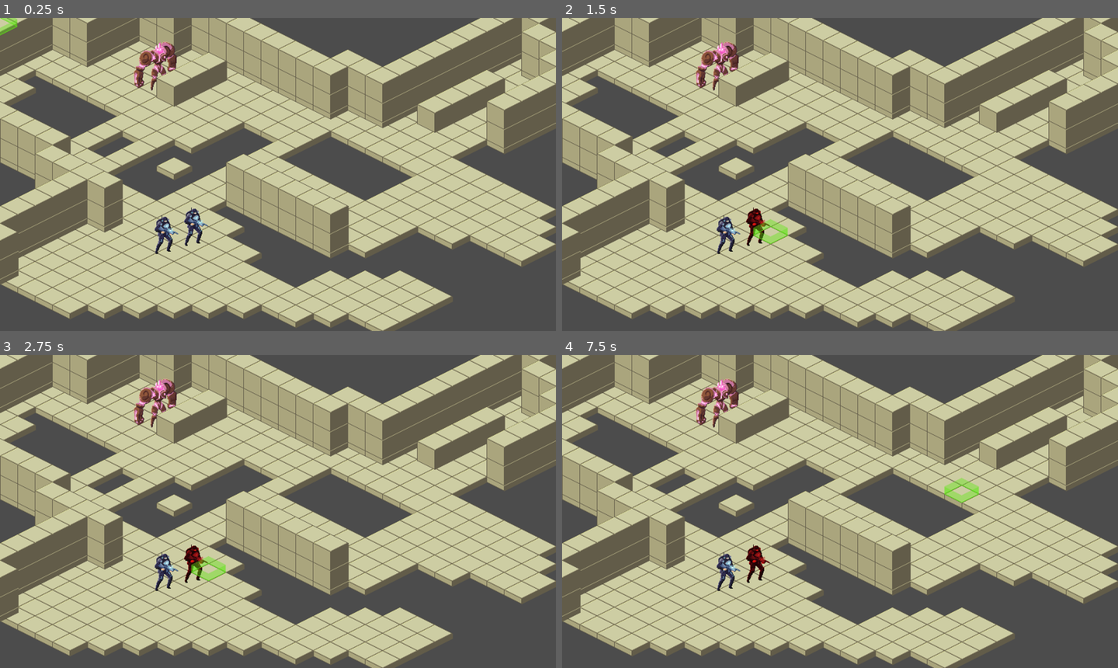
Above: before the commit, frames 1-4 (two rows, left to right).
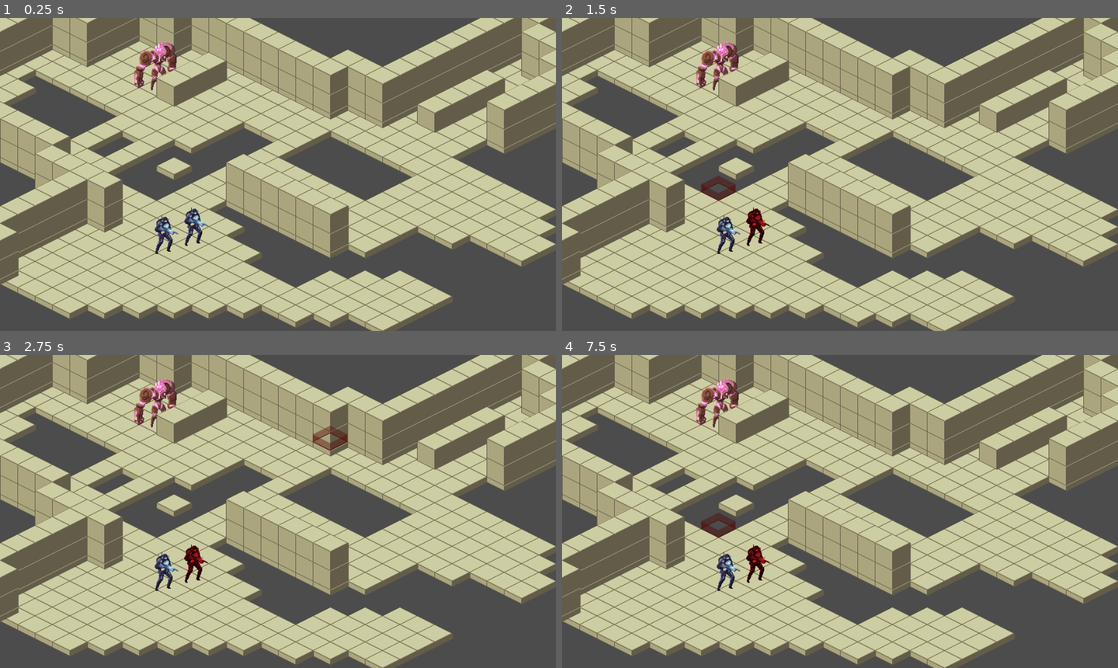
Above: after the commit, the same moments.

Repository: gamerevar/proyecto-comunitario-1-gd
Game: Godot game, scene res://scenes/TestScenes/TestScene.tscn
The game is run twice, just before and just after one commit, with the same random seed, the same clock (stepped at 60 frames per second) and the same inputs. This scene is started directly instead of the project's main scene.
Inputs (mouse positions are in pixels of both pictures, inside the frame that each line leads up to):
- Up to frame 1 (0.25 s): no input
- Up to frame 2 (1.5 s): tap Enter at 0.5 s; move the mouse to (756, 233) at 0.52 s; click (756, 233) at 0.67 s; tap Space at 1.25 s; move the mouse to (728, 190) at 1.27 s; click (728, 190) at 1.42 s
- Up to frame 3 (2.75 s): tap Enter at 2 s; move the mouse to (333, 442) at 2.02 s; click (333, 442) at 2.17 s
- Up to frame 4 (7.5 s): tap Space at 2.75, 4.25 s; move the mouse to (812, 574) at 2.77 s; click (812, 574) at 2.92 s; tap Enter at 3.5 s; move the mouse to (1006, 558) at 3.52 s; click (1006, 558) at 3.67 s; move the mouse to (673, 464) at 4.27 s; click (673, 464) at 4.42 s; move the mouse to (867, 511) at 5.02 s; click (867, 511) at 5.17 s; move the mouse to (756, 433) at 5.77 s; click (756, 433) at 5.92 s; move the mouse to (962, 495) at 6.52 s; click (962, 495) at 6.67 s; move the mouse to (728, 527) at 7.27 s; click (728, 527) at 7.42 s

The runs differ from the first frame. In frame 1, 0.1% of the frame differs, in the area x 0-4%, y 0-6%; in frame 2, 0.5%; in frame 3, 0.6%, in the area x 34-63%, y 22-73%; in frame 4, 0.5%.

Commit message:
now selectes now walkable tile & add Modes

Diff:
--- a/scenes/Cursor/Cursor.gd
+++ b/scenes/Cursor/Cursor.gd
@@ -1,59 +1,86 @@
 extends Node2D
+
+enum Mode {
+	IDLE,
+	UNIT_CAN_REACH,
+	UNIT_CANT_REACH
+}
 
 export var navigation_2d_node_path : NodePath
 
-var selected_tile : Vector2
+var current_Mode = Mode.IDLE
 var current_tile : Vector2
+var current_unit : Area2D
 var selected_unit : Area2D
-var current_unit : Area2D
 
 onready var mouse_container := $MouseContainer #containes everything that moves with the Cursor
 onready var Tile_container := $TileContainer #containes everything that moves depending the grid
 onready var tile_map := get_parent()
 onready var navigation_2d := get_node(navigation_2d_node_path)
 
-func _unhandled_input(event):
+func _ready()-> void:
+	change_mode(Mode.IDLE)
+
+
+func _unhandled_input(event)-> void:
 	var mouse_position := get_global_mouse_position()
+	current_tile = tile_map.world_to_map(mouse_position)
 
 	mouse_container.global_position = mouse_position
-	current_tile = tile_map.world_to_map(mouse_position)
+	Tile_container.global_position = tile_map.map_to_world(current_tile)
 
-	if is_valid_tile(current_tile):
-		update_selected_tile(current_tile)
+	check_tile_state()
 
 	if event is InputEventMouseButton:
-		if event.button_index == BUTTON_RIGHT and selected_unit != null:
-			create_and_send_path(tile_map.map_to_world(selected_tile))
+		if event.button_index == BUTTON_RIGHT and current_Mode == Mode.UNIT_CAN_REACH:
+			create_and_send_path(tile_map.map_to_world(current_tile))
 
-		#this is just for testing. and picking a unit by clicking
+		#DELETE when units are seleted from an other place
 		if event.button_index == BUTTON_LEFT and current_unit != null:
-			selected_unit = current_unit
-			selected_unit.select()
+			set_unit(current_unit)
 
 
 
-func update_selected_tile(tile)-> void:
-	selected_tile = tile
-	Tile_container.global_position = tile_map.map_to_world(selected_tile)
+func change_mode(mode := Mode.NONE)-> void:
+	current_Mode = mode
+	match current_Mode:
+		Mode.IDLE:
+			$TileContainer/WalkTileSprite.visible = false
+			$TileContainer/NotWalkTileSprite.visible = false
+		Mode.UNIT_CAN_REACH:
+			$TileContainer/WalkTileSprite.visible = true
+			$TileContainer/NotWalkTileSprite.visible = false
+		Mode.UNIT_CANT_REACH:
+			$TileContainer/WalkTileSprite.visible = false
+			$TileContainer/NotWalkTileSprite.visible = true
 
-func is_valid_tile(tile)-> bool:
-	#this might need change depending the how we finaly set the tilemaps
-	if tile_map.get_cellv(tile) == 2:
-		return true
-	return false
+
+func check_tile_state()-> void:
+	if selected_unit == null:
+		return
+
+	if tile_map.get_cellv(current_tile) == 2:
+		change_mode(Mode.UNIT_CAN_REACH)
+	else:
+		change_mode(Mode.UNIT_CANT_REACH)
 
 func create_and_send_path(endpoint)-> void:
 	var start_point = selected_unit.global_position
 	endpoint = endpoint + Vector2(0, 8) #for setting it in the middle of the tile
 
 	var path = navigation_2d.get_simple_path(start_point, endpoint)
-	path.remove(0)# Because Unit dont need current position.
 
 	selected_unit._update_way(path)
 
-#for storing wich unit the mouse is hovering over
+func set_unit(unit: Area2D = null):
+	selected_unit = unit
+	selected_unit.select() #DELETE just for testing.
+
+#for storing wich unit the mouse is hovering.
+#DELETE when units are seleted from an other place
 func _on_AllyArea_area_entered(area)-> void:
 	current_unit = area
 
-func _on_AllyArea_area_exited(area)-> void:
+
+func _on_AllyArea_area_exited(_area)-> void:
 	current_unit = null
--- a/scenes/Cursor/Cursor.tscn
+++ b/scenes/Cursor/Cursor.tscn
@@ -16,6 +16,11 @@
 texture = ExtResource( 2 )
 offset = Vector2( 0, 13 )
 
+[node name="NotWalkTileSprite" type="Sprite" parent="TileContainer"]
+modulate = Color( 0.87451, 0.0196078, 0.0196078, 1 )
+texture = ExtResource( 2 )
+offset = Vector2( 0, 13 )
+
 [node name="MouseContainer" type="Node2D" parent="."]
 
 [node name="AllyArea" type="Area2D" parent="MouseContainer"]
Not shown: 2 places in scenes/TestScenes/TestScene.tscn that only renumber resources
